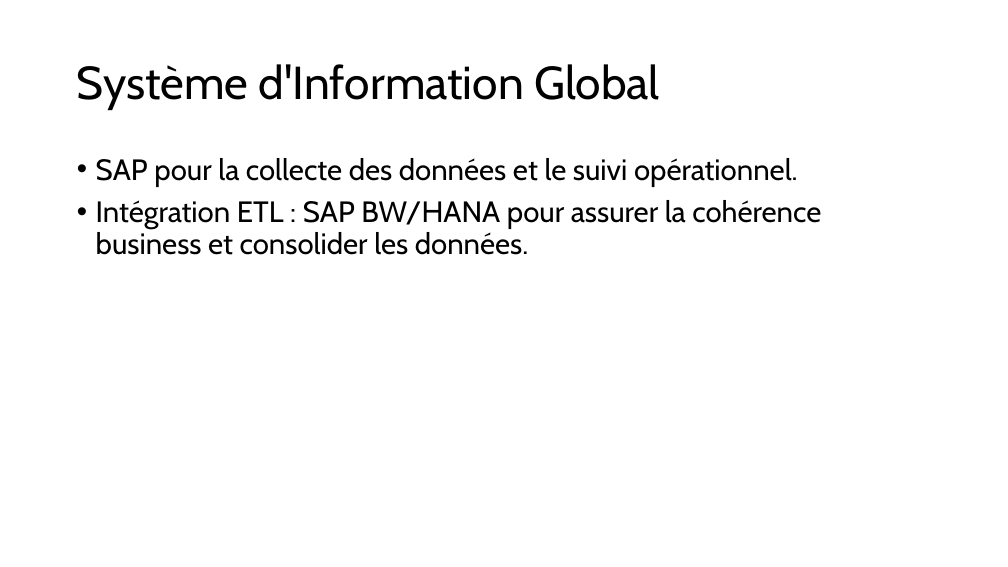
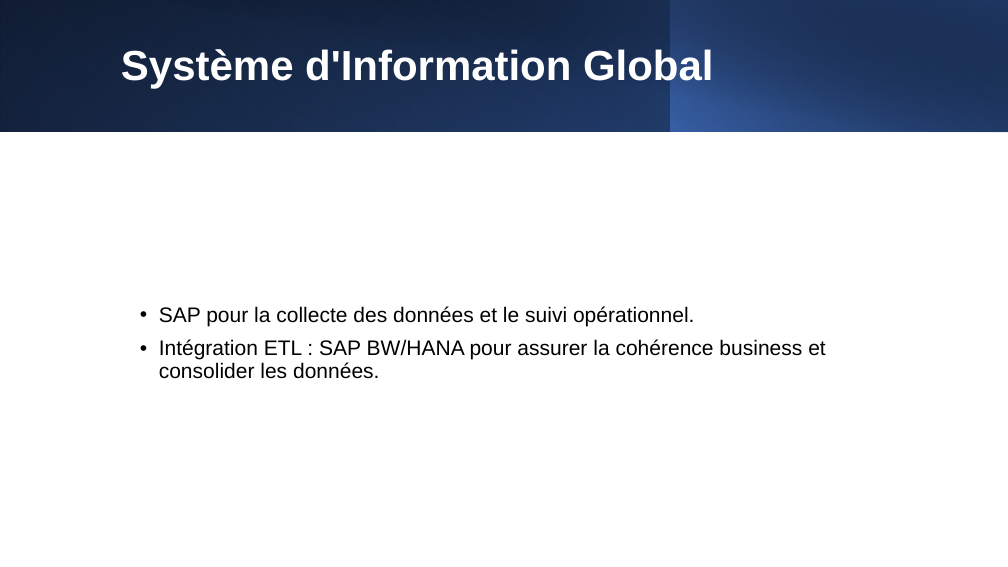
Before and after one commit to obenmaha/Download, a slide deck: slide 9 of Trame cahier des charges.pptx (slide 4 before the commit). Drawn at 1008x567 pixels with LibreOffice and Linux fonts; fonts in the diff are those of the drawing. Boxes give left, top, right and bottom in pixels: in the first picture for what was removed or moved away, otherwise in the second. Text is boxed around its words. In the diff, an @@ line names an element or a change of style, - is before the commit and + after.

```diff
--- a/Trame cahier des charges.pptx
+++ b/Trame cahier des charges.pptx
@@ rectangle added at (0, 0, 1008, 132), fill gradient #000000 to #2F5597 @@
@@ rectangle added at (0, 0, 671, 132), fill gradient #4472C4 to #203864 @@
@@ rectangle added at (38, 0, 1008, 132), fill gradient #000000 to #203864 @@
@@ title "Système d'Information Global": place and size @@
-title "Système d'Information Global" at (77, 64, 660, 110)
+title "Système d'Information Global" at (121, 47, 713, 89)
@@ title "Système d'Information Global" at (121, 47, 713, 89): size 44 to 40 pt, font Cabin to Arial, text colour #000000 to #FFFFFF, bold on @@
@@ rectangle added at (671, 0, 1008, 132), fill gradient #4472C4 to #000000 @@
@@ text "SAP pour la collecte des ...": place and size @@
-text "SAP pour la collecte des ..." at (96, 158, 821, 255)
+text "SAP pour la collecte des ..." at (159, 306, 826, 379)
@@ text "SAP pour la collecte des ..." at (159, 306, 826, 379): size 28 to 20 pt, font Cabin to Arial; indent changed; vertical alignment top to middle @@
```
Also in this commit, not shown: 6 other slides changed, 9 slides added, 2 slides removed, 1 other file.
